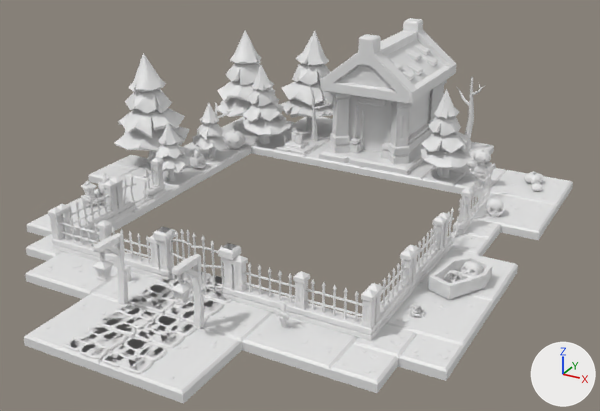
The glTF model public/models/environment.glb, before and after one commit.
Rendered twice from a 50 mm camera at (19.9, -36.0, 18.5) aimed at (0.4, -0.6, 0.8). The lights are fixed; the arrows at lower right show +X, +Y and +Z. Vertices at the same position are counted once.

In view in the first picture: 'floor_dirt.035'.
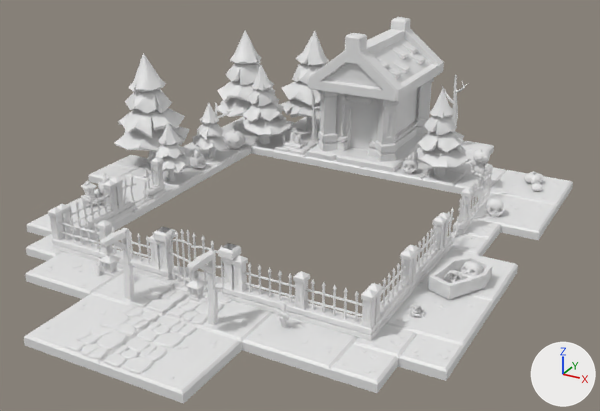
What differs and where, as boxes (x1, y1, x2, y2) in the pictures (600 x 411 px; the box of a moved part takes in the faces that stretch with it):
'floor_dirt.035', reshaped
    before: (24, 18, 573, 404)
    after: (24, 17, 573, 404)
part 1 of me_cube_584, moved or reshaped
    before: (348, 90, 431, 159)
    after: (336, 88, 418, 157)
part 2 of me_cube_584, moved or reshaped
    before: (357, 106, 388, 153)
    after: (344, 104, 375, 150)
part 3 of me_cube_584, moved or reshaped
    before: (330, 92, 352, 154)
    after: (318, 91, 339, 151)
part 4 of me_cube_584, moved or reshaped
    before: (388, 101, 412, 165)
    after: (375, 99, 399, 162)
part 5 of me_cube_584, moved or reshaped
    before: (428, 80, 447, 136)
    after: (415, 78, 434, 134)
part 6 of me_cube_584, moved or reshaped
    before: (320, 18, 457, 104)
    after: (308, 17, 444, 102)
part 7 of me_cube_584, moved or reshaped
    before: (404, 48, 421, 61)
    after: (391, 46, 409, 59)
part 8 of me_cube_584, moved or reshaped
    before: (414, 43, 431, 55)
    after: (401, 42, 418, 54)
part 9 of me_cube_584, moved or reshaped
    before: (388, 58, 403, 70)
    after: (375, 57, 389, 69)
part 10 of me_cube_584, moved or reshaped
    before: (406, 62, 424, 75)
    after: (392, 60, 411, 73)
part 11 of me_cube_584, moved or reshaped
    before: (421, 54, 438, 66)
    after: (409, 53, 425, 65)
part 12 of me_cube_584, moved or reshaped
    before: (400, 68, 415, 80)
    after: (387, 66, 402, 79)
part 13 of me_cube_584, rebuilt
    before: (428, 115, 461, 136)
    after: (424, 114, 457, 135)
part 14 of me_cube_584, rebuilt
    before: (421, 129, 468, 153)
    after: (417, 128, 464, 152)
part 15 of me_cube_584, rebuilt
    before: (433, 89, 460, 120)
    after: (429, 89, 455, 119)
part 16 of me_cube_584, deleted
    before: (63, 84, 484, 371)
part 17 of me_cube_584, moved or reshaped
    before: (276, 77, 496, 186)
    after: (251, 75, 493, 186)
part 18 of me_cube_584, built on
    before: (106, 233, 198, 307)
    after: (24, 228, 289, 373)

What the commit changed:
me_cube_584 is used by ob_floor_dirt_035; location (0.0, 0.0, 0.0).
me_cube_584 had 16270 vertices, 27414 faces and spanned x -14.2..12.0, y -16.0..16.1, z -0.6..8.0.
me_cube_584 now has 14705 vertices, 25032 faces and spans x -14.2..12.0, y -16.0..16.1, z -0.6..8.0.
me_cube_584 part 1: the loose piece of 56 vertices spanning x -2.0..2.0, y 9.1..15.1, z 0.4..4.4 is moved by (-0.9, 0.0, 0.0).
me_cube_584 part 2: the loose piece of 12 vertices spanning x -1.1..1.1, y 9.7..10.0, z 0.4..3.4 is moved by (-0.9, 0.0, 0.0).
me_cube_584 part 3: the loose piece of 48 vertices spanning x -2.7..-1.3, y 8.4..9.8, z 0.4..4.4 is moved by (-0.9, 0.0, 0.0).
me_cube_584 part 4: the loose piece of 48 vertices spanning x 1.3..2.7, y 8.4..9.8, z 0.4..4.4 is moved by (-0.9, 0.0, 0.0).
me_cube_584 part 5: the loose piece of 48 vertices spanning x 1.3..2.7, y 14.4..15.8, z 0.4..4.4 is moved by (-0.9, 0.0, 0.0).
me_cube_584 part 6: the loose piece of 80 vertices spanning x -3.0..3.0, y 8.1..16.1, z 4.4..8.0 is moved by (-0.9, 0.0, 0.0).
me_cube_584 part 7: the loose piece of 12 vertices spanning x 0.6..1.6, y 12.4..13.2, z 5.9..6.5 is moved by (-0.9, 0.0, 0.0).
me_cube_584 part 8: the loose piece of 12 vertices spanning x 0.6..1.6, y 14.1..14.8, z 5.9..6.5 is moved by (-0.9, 0.0, 0.0).
me_cube_584 part 9: the loose piece of 12 vertices spanning x 0.6..1.6, y 9.4..10.1, z 5.9..6.5 is moved by (-0.9, 0.0, 0.0).
me_cube_584 part 10: the loose piece of 12 vertices spanning x 1.3..2.3, y 11.1..11.9, z 5.4..6.0 is moved by (-0.9, 0.0, 0.0).
me_cube_584 part 11: the loose piece of 12 vertices spanning x 1.3..2.3, y 13.6..14.4, z 5.4..6.0 is moved by (-0.9, 0.0, 0.0).
me_cube_584 part 12: the loose piece of 12 vertices spanning x 1.3..2.3, y 9.7..10.4, z 5.4..6.0 is moved by (-0.9, 0.0, 0.0).
me_cube_584 part 13: the loose piece of 38 vertices spanning x 3.9..5.7, y 8.1..10.1, z 2.8..4.1 is rebuilt with 38 vertices and now spans x 3.7..5.4, y 8.1..10.1, z 2.8..4.1.
me_cube_584 part 14: the loose piece of 37 vertices spanning x 3.5..6.3, y 7.7..10.6, z 1.7..3.2 is rebuilt with 37 vertices and now spans x 3.2..6.0, y 7.7..10.6, z 1.7..3.2.
me_cube_584 part 15: the loose piece of 37 vertices spanning x 4.1..5.5, y 8.3..9.8, z 3.7..5.4 is rebuilt with 37 vertices and now spans x 3.9..5.3, y 8.3..9.8, z 3.7..5.4.
me_cube_584 part 16: 87 loose pieces with 2556 vertices, spanning x -4.8..6.9, y -15.9..16.1, z 0.0..4.6, are deleted.
me_cube_584 part 17: 189 vertices moved within x -6.2..7.9, y 8.1..10.2, z 0.0..2.2; 738 vertices removed from x -6.0..8.2, y 7.6..14.6, z -0.5..4.8; 1236 vertices added at x -6.1..8.1, y 7.6..16.1, z -0.5..4.8.
me_cube_584 part 18: 3 vertices moved within x -2.0..2.1, y -12.8..-10.2, z 0.1..3.3; 125 vertices removed from x -2.2..2.1, y -13.4..-9.1, z 0.0..3.3; 621 vertices added at x -4.0..4.0, y -16.0..-8.0, z -0.5..3.3.
